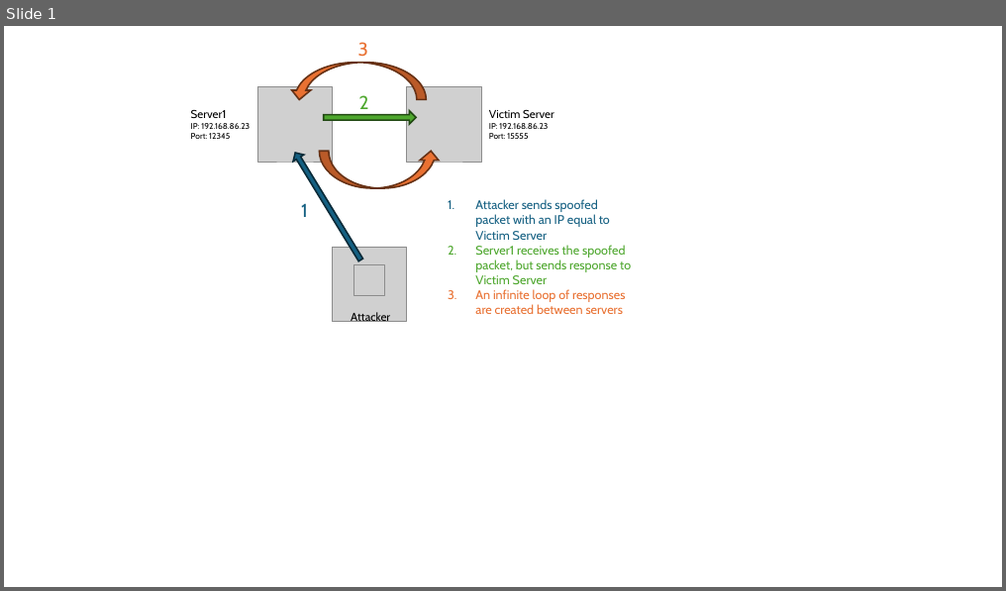
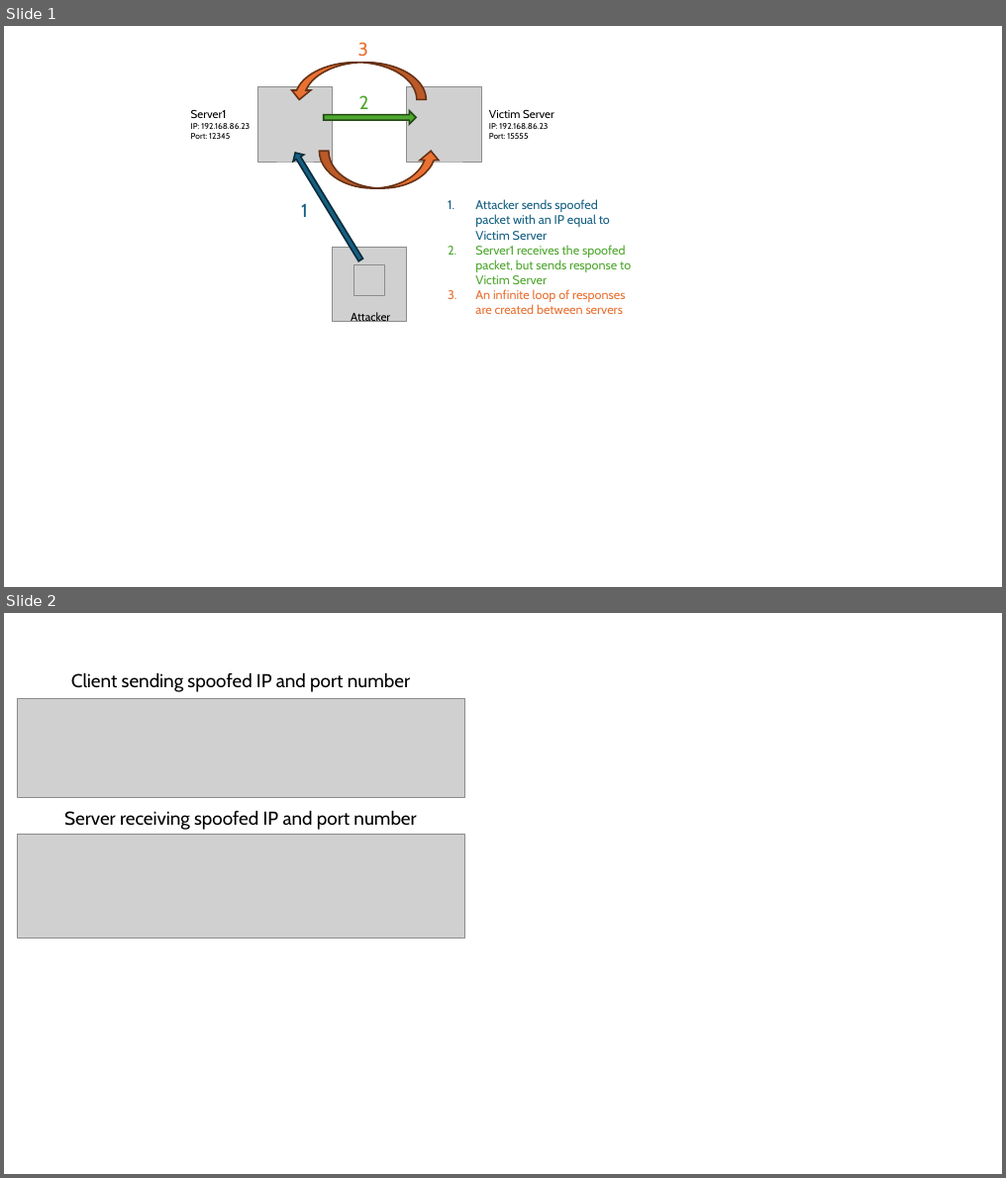
Before and after one commit to larryburd/spoofingassignment, a slide deck: Spoofing Diagram.pptx. Shown one above the other, each under a label of ours: slide 1 before the commit, slides 1 and 2 after it. The pictures are 1006x591 and 1006x1178 pixels, drawn with LibreOffice and Linux fonts; fonts in the diff are those of the drawing; grey boxes stand for pictures. Boxes give left, top, right and bottom in pixels: in the first picture for what was removed or moved away, otherwise in the second. Text is boxed around its words. In the diff, an @@ line names an element or a change of style, - is before the commit and + after.

```diff
--- a/Spoofing Diagram.pptx
+++ b/Spoofing Diagram.pptx
@@ slide 2 added at bbox=[4, 613, 1002, 1174], background #FFFFFF @@
@@ picture added at bbox=[17, 698, 464, 797] @@
@@ text added at bbox=[71, 672, 410, 692], 18 pt, text #000000 @@
+Client sending spoofed IP and port number
@@ text added at bbox=[64, 810, 416, 830], 18 pt, text #000000 @@
+Server receiving spoofed IP and port number
@@ picture added at bbox=[17, 834, 464, 938] @@
```
Also in this commit, not shown: 1 other slide added, 11 other files.
